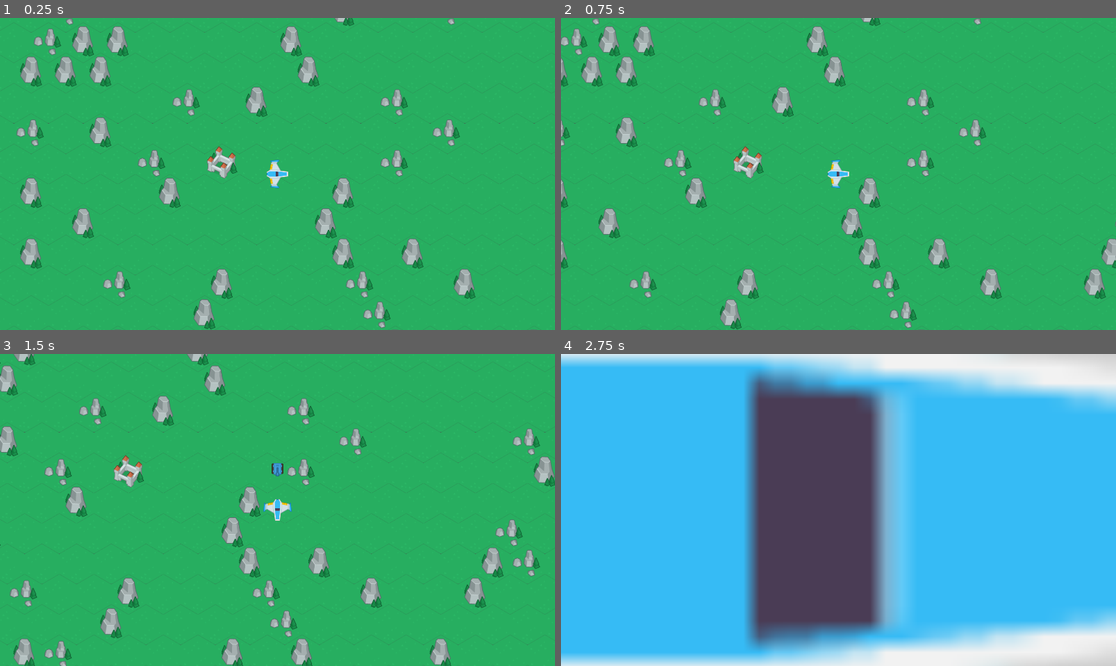
Above: before the commit, frames 1-4 (two rows, left to right).
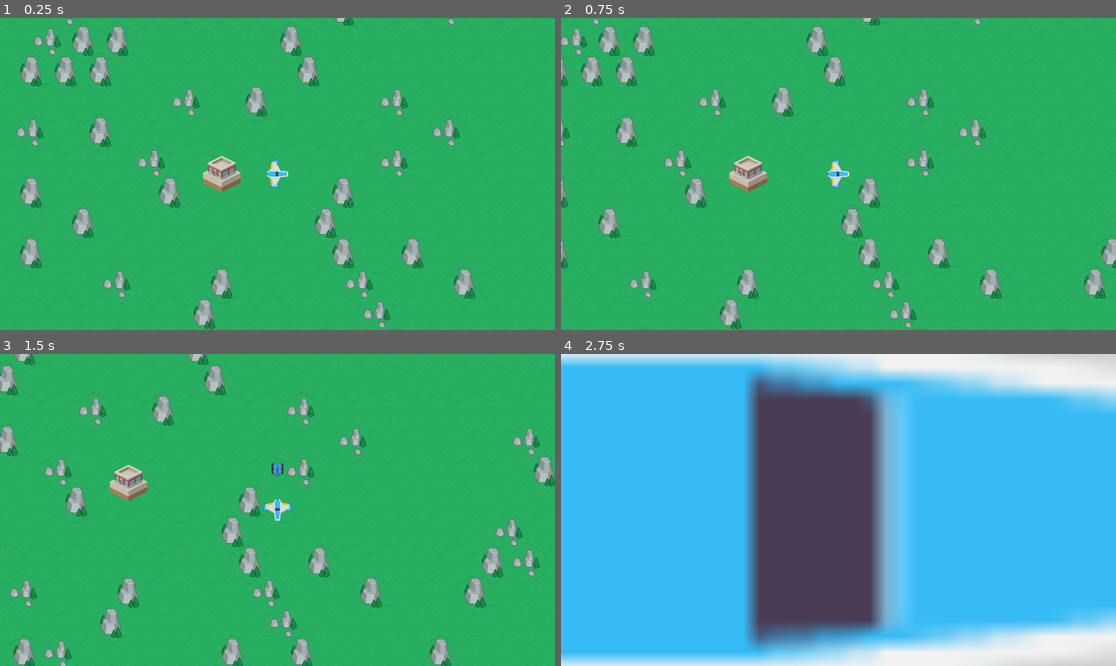
Above: after the commit, the same moments.

Repository: marleeeeeey/turret_commander
Game: Godot game, scene res://this/main.tscn
The game is run twice, just before and just after one commit, with the same random seed, the same clock (stepped at 60 frames per second) and the same inputs.
Inputs (mouse positions are in pixels of both pictures, inside the frame that each line leads up to):
- Up to frame 1 (0.25 s): no input
- Up to frame 2 (0.75 s): tap Enter at 0.5 s; move the mouse to (960, 158) at 0.52 s; hold D (move_right) from 0.53 s (still down); tap Space (shoot) at 0.6 s; click (960, 158) at 0.67 s
- Up to frame 3 (1.5 s): move the mouse to (166, 525) at 1.27 s; release D (move_right) at 1.28 s; hold S (move_down) from 1.28 s (still down); tap R (spawn_turret) at 1.35 s
- Up to frame 4 (2.75 s): move the mouse to (894, 441) at 2.02 s; release S (move_down) at 2.03 s; hold D (move_right) from 2.03 s (still down); hold Mouse wheel up (zoom_in) from 2.03 s (still down)

The runs differ from the first frame. In frame 1, 0.6% of the frame differs, in the area x 36-44%, y 41-56%; in frame 2, 0.6%, in the area x 30-38%, y 41-56%; in frame 3, 0.6%; in frame 4, nothing differs.

Commit message:
Implement game over and pause state via common PauseMessage scene.

Diff:
--- a/common/scene_enemy/enemy.gd
+++ b/common/scene_enemy/enemy.gd
@@ -43,5 +43,5 @@
 
 
 func _on_attack_area_body_entered(body: Node2D) -> void:
-	body.queue_free()
+	body.damage(10)
 	queue_free()
--- a/common/scene_enemy/enemy.tscn
+++ b/common/scene_enemy/enemy.tscn
@@ -10,7 +10,7 @@
 radius = 500.0
 
 [sub_resource type="CircleShape2D" id="CircleShape2D_v5snm"]
-radius = 17.45
+radius = 35.0
 
 [node name="Enemy" type="CharacterBody2D" groups=["enemies"]]
 collision_layer = 16
@@ -38,7 +38,6 @@
 one_shot = true
 
 [node name="AttackArea" type="Area2D" parent="."]
-position = Vector2(22, 0)
 collision_layer = 0
 collision_mask = 38
 
--- /dev/null
+++ b/common/scene_fort/fort.gd
@@ -0,0 +1,10 @@
+extends StaticBody2D
+
+signal health_changed(health: int)
+
+var health = 100
+
+
+func damage(dmg: int):
+	health -= dmg
+	health_changed.emit(health)
--- /dev/null
+++ b/common/scene_fort/fort.tscn
@@ -0,0 +1,19 @@
+[gd_scene load_steps=4 format=3 uid="uid://coewrbeqswdp1"]
+
+[ext_resource type="Script" path="res://common/scene_fort/fort.gd" id="1_dqi15"]
+[ext_resource type="Texture2D" uid="uid://bekq0t2bsx1gx" path="res://common/scene_fort/art/buildingTiles_123.png" id="1_x2iu6"]
+
+[sub_resource type="CircleShape2D" id="CircleShape2D_rbx52"]
+radius = 56.0089
+
+[node name="Fort" type="StaticBody2D"]
+collision_layer = 2
+collision_mask = 0
+script = ExtResource("1_dqi15")
+
+[node name="CollisionShape2D" type="CollisionShape2D" parent="."]
+position = Vector2(-1, 9)
+shape = SubResource("CircleShape2D_rbx52")
+
+[node name="Sprite2D" type="Sprite2D" parent="."]
+texture = ExtResource("1_x2iu6")
--- a/common/scene_game_over_screen/game_over_screen.tscn
+++ /dev/null
@@ -1,19 +0,0 @@
-[gd_scene format=3 uid="uid://kt0n4xhidefg"]
-
-[node name="GameOverScreen" type="CanvasLayer"]
-
-[node name="Label" type="Label" parent="."]
-anchors_preset = 8
-anchor_left = 0.5
-anchor_top = 0.5
-anchor_right = 0.5
-anchor_bottom = 0.5
-offset_left = -734.5
-offset_top = -174.5
-offset_right = 734.5
-offset_bottom = 174.5
-grow_horizontal = 2
-grow_vertical = 2
-size_flags_horizontal = 4
-theme_override_font_sizes/font_size = 256
-text = "GAME OVER"
--- a/common/shader_blur/blur_shader_material.tres
+++ b/common/scene_pause_message/art/blur_shader_material.tres
@@ -1,6 +1,6 @@
 [gd_resource type="ShaderMaterial" load_steps=2 format=3 uid="uid://bq5histkuvjkf"]
 
-[ext_resource type="Shader" path="res://common/shader_blur/blur.gdshader" id="1_u8a04"]
+[ext_resource type="Shader" path="res://common/scene_pause_message/art/blur.gdshader" id="1_u8a04"]
 
 [resource]
 shader = ExtResource("1_u8a04")
--- a/common/scene_pause_menu/pause_menu.gd
+++ b/common/scene_pause_message/pause_message.gd
@@ -13,8 +13,6 @@
 
 
 func _process(delta: float) -> void:
-	show()
-
 	# HACK: Skip the first frame after pausing because the pause action is still active
 	if just_paused:
 		$AnimationPlayer.play("start_pause")
@@ -22,10 +20,17 @@
 		return
 
 	if Input.is_action_just_pressed("pause"):
-		continue_game()
+		_stop_pause()
 
 
-func continue_game() -> void:
+func show_text(text) -> void:
+	$Label.text = text
+	process_mode = Node.PROCESS_MODE_ALWAYS
+	show()
+	get_tree().paused = true
+
+
+func _stop_pause() -> void:
 	get_tree().paused = false
 	hide()
 	just_paused = true
--- a/common/scene_pause_menu/pause_menu.tscn
+++ b/common/scene_pause_message/pause_message.tscn
@@ -1,8 +1,23 @@
 [gd_scene load_steps=7 format=3 uid="uid://dhom3abs5q61i"]
 
-[ext_resource type="Script" path="res://common/scene_pause_menu/pause_menu.gd" id="1_u6pv5"]
-[ext_resource type="Material" uid="uid://bq5histkuvjkf" path="res://common/shader_blur/blur_shader_material.tres" id="2_fr114"]
-[ext_resource type="FontFile" uid="uid://bg1o2hwhfxg3m" path="res://common/scene_pause_menu/fonts/Xolonium-Regular.ttf" id="2_udcgj"]
+[ext_resource type="Script" path="res://common/scene_pause_message/pause_message.gd" id="1_oxt5s"]
+[ext_resource type="FontFile" uid="uid://bg1o2hwhfxg3m" path="res://common/scene_pause_message/fonts/Xolonium-Regular.ttf" id="2_udcgj"]
+[ext_resource type="Material" uid="uid://bq5histkuvjkf" path="res://common/scene_pause_message/art/blur_shader_material.tres" id="2_xrfkh"]
+
+[sub_resource type="Animation" id="Animation_n5dwp"]
+length = 0.001
+tracks/0/type = "value"
+tracks/0/imported = false
+tracks/0/enabled = true
+tracks/0/path = NodePath("ColorRect:color")
+tracks/0/interp = 1
+tracks/0/loop_wrap = true
+tracks/0/keys = {
+"times": PackedFloat32Array(0),
+"transitions": PackedFloat32Array(1),
+"update": 0,
+"values": [Color(1, 1, 1, 1)]
+}
 
 [sub_resource type="Animation" id="Animation_e0kx6"]
 resource_name = "start_pause"
@@ -20,21 +35,6 @@
 "values": [Color(1, 1, 1, 0), Color(1, 1, 1, 1)]
 }
 
-[sub_resource type="Animation" id="Animation_n5dwp"]
-length = 0.001
-tracks/0/type = "value"
-tracks/0/imported = false
-tracks/0/enabled = true
-tracks/0/path = NodePath("ColorRect:color")
-tracks/0/interp = 1
-tracks/0/loop_wrap = true
-tracks/0/keys = {
-"times": PackedFloat32Array(0),
-"transitions": PackedFloat32Array(1),
-"update": 0,
-"values": [Color(1, 1, 1, 1)]
-}
-
 [sub_resource type="AnimationLibrary" id="AnimationLibrary_43kcs"]
 _data = {
 "RESET": SubResource("Animation_n5dwp"),
@@ -43,17 +43,17 @@
 
 [node name="PausePanel" type="CanvasLayer"]
 process_mode = 2
-script = ExtResource("1_u6pv5")
+script = ExtResource("1_oxt5s")
 
 [node name="ColorRect" type="ColorRect" parent="."]
-material = ExtResource("2_fr114")
+material = ExtResource("2_xrfkh")
 anchors_preset = 15
 anchor_right = 1.0
 anchor_bottom = 1.0
 grow_horizontal = 2
 grow_vertical = 2
 
-[node name="CenterScreenLabel" type="Label" parent="."]
+[node name="Label" type="Label" parent="."]
 anchors_preset = 8
 anchor_left = 0.5
 anchor_top = 0.5
--- a/common/scene_player/player.gd
+++ b/common/scene_player/player.gd
@@ -1,4 +1,6 @@
 extends CharacterBody2D
+
+signal health_changed(health: int)
 
 @export var bullet_scene: PackedScene
 @export var turret_scene: PackedScene
@@ -10,6 +12,7 @@
 var control_via_keys_enabled = true
 var distance_to_spawn_turret_behind_player = 60
 var last_global_direction = Vector2.AXIS_X
+var health = 100
 
 
 func _input(event: InputEvent) -> void:
@@ -42,6 +45,11 @@
 
 	# Move the character.
 	move_and_slide()
+
+
+func damage(damage: int) -> void:
+	health -= damage
+	health_changed.emit(health)
 
 
 func _control_via_mouse_event(event):
--- a/common/scene_player/player.tscn
+++ b/common/scene_player/player.tscn
@@ -15,7 +15,7 @@
 
 [node name="Player" type="CharacterBody2D"]
 collision_layer = 32
-collision_mask = 57
+collision_mask = 59
 script = ExtResource("1_s06nx")
 bullet_scene = ExtResource("2_3logv")
 turret_scene = ExtResource("3_xnaiw")
--- a/common/scene_turret/turret.gd
+++ b/common/scene_turret/turret.gd
@@ -25,6 +25,10 @@
 func fill_ammo():
 	ammo_count = 10
 	animation.play("full_ammo")
+
+
+func damage(dmg: int):
+	queue_free()
 
 
 func _get_closest_target() -> Node2D:
--- a/this/game_logic.gd
+++ b/this/game_logic.gd
@@ -1,4 +1,6 @@
-extends Node2D
+class_name GameLogic extends Node2D
+
+signal on_game_over
 
 @export var enemy_scene: PackedScene
 
@@ -19,7 +21,17 @@
 	$NavigationRegion2D.add_child(enemy)
 
 
-func _on_fort_area_body_entered(body: Node2D) -> void:
-	var enemy = body as Enemy
-	if enemy:
-		print("game over")
+func _game_over():
+	on_game_over.emit()
+
+
+func _on_fort_area_health_changed(health: int) -> void:
+	print("Fort area health changed to: ", health)
+	if health <= 0:
+		_game_over()
+
+
+func _on_player_health_changed(health: int) -> void:
+	print("Player health changed to: ", health)
+	if health <= 0:
+		_game_over()
--- a/this/game_logic.tscn
+++ b/this/game_logic.tscn
@@ -4,6 +4,7 @@
 [ext_resource type="Script" path="res://this/game_logic.gd" id="1_igv47"]
 [ext_resource type="PackedScene" uid="uid://d2g2bwx2n8kj" path="res://common/scene_player/player.tscn" id="2_3eod7"]
 [ext_resource type="PackedScene" uid="uid://b7c30j4ac0y6r" path="res://common/scene_enemy/enemy.tscn" id="2_a1sv6"]
+[ext_resource type="PackedScene" uid="uid://coewrbeqswdp1" path="res://common/scene_fort/fort.tscn" id="5_1d4jx"]
 
 [sub_resource type="Curve2D" id="Curve2D_xcn7q"]
 _data = {
@@ -17,9 +18,6 @@
 outlines = Array[PackedVector2Array]([PackedVector2Array(-2496, -1512, 2496, -1512, 2496, 1512, -2496, 1512)])
 source_geometry_group_name = &"navigation_polygon_source_group"
 agent_radius = 26.0
-
-[sub_resource type="CircleShape2D" id="CircleShape2D_t04jq"]
-radius = 56.86
 
 [node name="GameLogic" type="Node2D"]
 script = ExtResource("1_igv47")
@@ -39,18 +37,14 @@
 [node name="HexagonMap" type="TileMap" parent="NavigationRegion2D"]
 tile_set = ExtResource("1_dmaow")
 format = 2
-layer_0/tile_data = PackedInt32Array(-983061, 327680, 1, -91 …(12612 unchanged characters)… 1073, 327680, 1, -65537, 327680, 1, -1, 458752, 8, 65535, 327680, 1, 131071, 327680, 1, 1 …(14492 unchanged characters)…
+layer_0/tile_data = PackedInt32Array(-983061, 327680, 1, -91 …(12612 unchanged characters)… 1073, 327680, 1, -65537, 327680, 1, -1, 327680, 1, 65535, 327680, 1, 131071, 327680, 1, 1 …(14492 unchanged characters)…
 
 [node name="Player" parent="NavigationRegion2D" instance=ExtResource("2_3eod7")]
 position = Vector2(192, 0)
 debug_aim_scene = null
 
-[node name="FortArea" type="Area2D" parent="."]
-collision_layer = 0
-collision_mask = 16
-
-[node name="CollisionShape2D" type="CollisionShape2D" parent="FortArea"]
-position = Vector2(2, -38)
-shape = SubResource("CircleShape2D_t04jq")
+[node name="Fort" parent="." instance=ExtResource("5_1d4jx")]
 
 [connection signal="timeout" from="EnemySpawnTimer" to="." method="_on_enemy_spawn_timer_timeout"]
+[connection signal="health_changed" from="NavigationRegion2D/Player" to="." method="_on_player_health_changed"]
+[connection signal="health_changed" from="Fort" to="." method="_on_fort_area_health_changed"]
--- a/this/main.gd
+++ b/this/main.gd
@@ -1,21 +1,37 @@
 extends Node2D
 
 @export var game_logic_scene: PackedScene
-@export var pause_menu_scene: PackedScene
+@export var pause_message_scene: PackedScene
 
 # Create game_logic when game begin. Destroy at the end.
-var game_logic = null
+var game_logic: GameLogic = null
 var pause_menu = null
+var should_create_game_logic = true
+
 
 func _ready() -> void:
+	# Init PauseMenu
+	pause_menu = pause_message_scene.instantiate()
+	add_child(pause_menu)
+
+
+func _process(delta: float) -> void:
+	if should_create_game_logic:
+		if game_logic:
+			game_logic.queue_free()
+		_create_game_logic()
+		should_create_game_logic = false
+
+	if Input.is_action_just_pressed("pause"):
+		pause_menu.show_text("PAUSE")
+
+
+func _on_game_over() -> void:
+	pause_menu.show_text("GAME OVER")
+	should_create_game_logic = true
+
+
+func _create_game_logic() -> void:
 	game_logic = game_logic_scene.instantiate()
 	add_child(game_logic)
-	pause_menu = pause_menu_scene.instantiate()
-	add_child(pause_menu)
-
-func _process(delta: float) -> void:
-	if Input.is_action_just_pressed("pause"):
-		get_tree().paused = true
-		# Pause menu disabled by default. Enalble pause menu processing here
-		# while other part of the game has stopped.
-		pause_menu.process_mode = Node.PROCESS_MODE_ALWAYS
+	game_logic.on_game_over.connect(_on_game_over)
--- a/this/main.tscn
+++ b/this/main.tscn
@@ -2,11 +2,11 @@
 
 [ext_resource type="Script" path="res://this/main.gd" id="1_fuwcy"]
 [ext_resource type="PackedScene" uid="uid://b67oscc0ioutd" path="res://this/game_logic.tscn" id="3_6l5jf"]
-[ext_resource type="PackedScene" uid="uid://dhom3abs5q61i" path="res://common/scene_pause_menu/pause_menu.tscn" id="3_u0dqo"]
+[ext_resource type="PackedScene" uid="uid://dhom3abs5q61i" path="res://common/scene_pause_message/pause_message.tscn" id="3_u0dqo"]
 
 [node name="Main" type="Node2D"]
 script = ExtResource("1_fuwcy")
 game_logic_scene = ExtResource("3_6l5jf")
-pause_menu_scene = ExtResource("3_u0dqo")
+pause_message_scene = ExtResource("3_u0dqo")
 metadata/_edit_vertical_guides_ = [-2496.0, 2496.0, -9216.0]
 metadata/_edit_horizontal_guides_ = [-1512.0, 1512.0]
Binary file added: common/scene_fort/art/buildingTiles_123.png
Not shown, added: common/scene_fort/art/buildingTiles_123.png.import
Renamed: common/shader_blur/blur.gdshader -> common/scene_pause_message/art/blur.gdshader
Renamed: common/scene_pause_menu/fonts/FONTLOG.txt -> common/scene_pause_message/fonts/FONTLOG.txt
Renamed: common/scene_pause_menu/fonts/LICENSE.txt -> common/scene_pause_message/fonts/LICENSE.txt
Renamed: common/scene_pause_menu/fonts/Xolonium-Regular.ttf -> common/scene_pause_message/fonts/Xolonium-Regular.ttf
Not shown, changed: common/scene_pause_message/fonts/Xolonium-Regular.ttf.import
